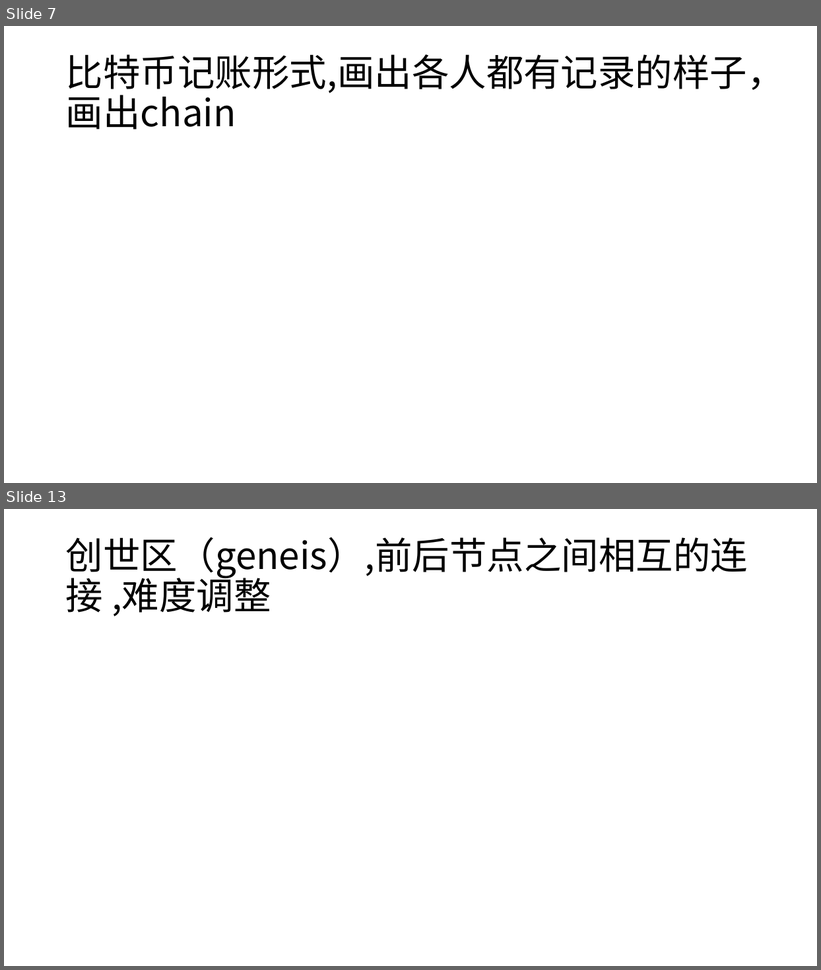
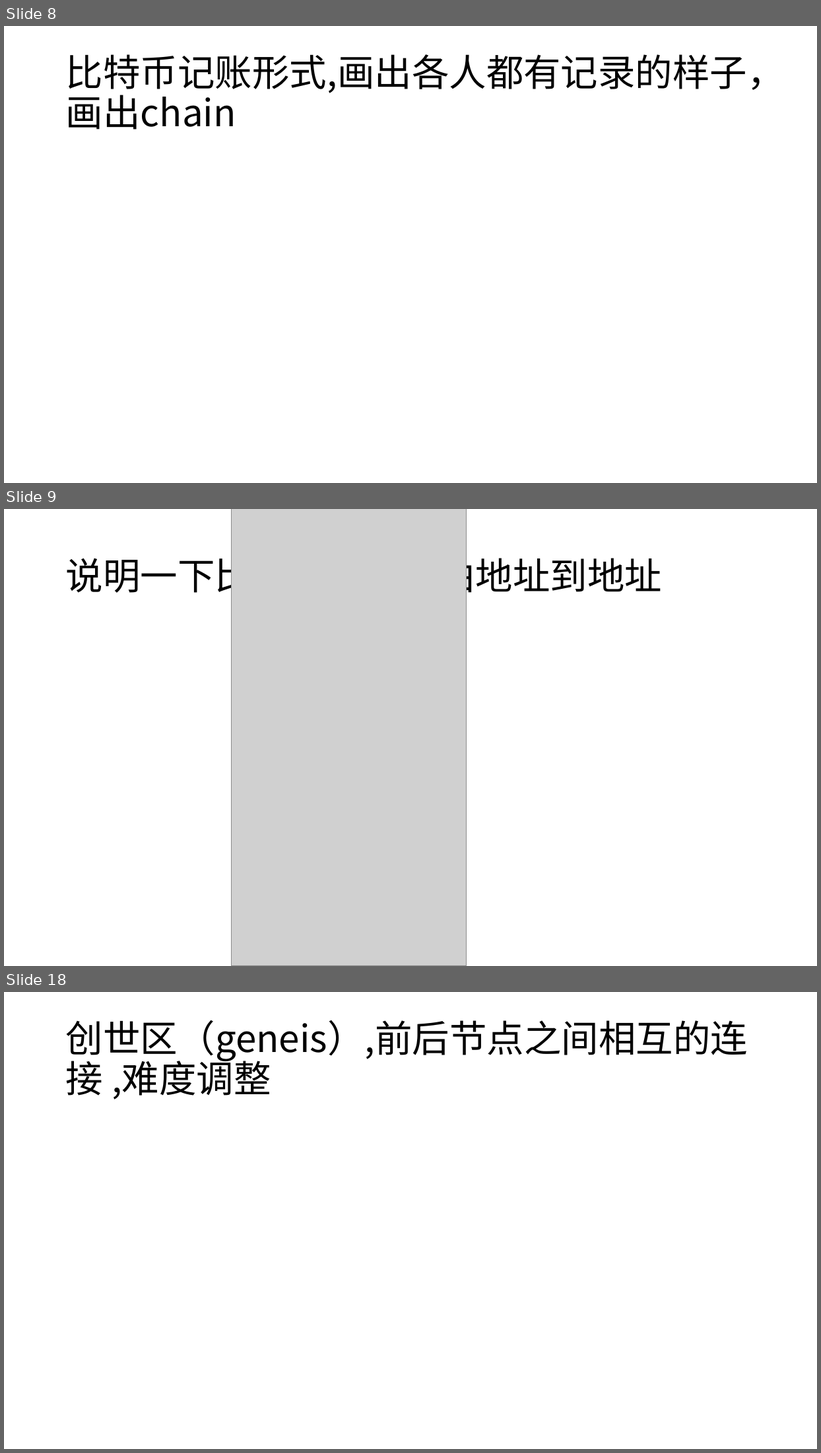
Before and after one commit to tdmm/blockchainppt, a slide deck: blockchain_intrduce.pptx. Shown one above the other, each under a label of ours: slides 7 and 13 before the commit, slides 8, 9 and 18 after it; the slides between them are not shown. The pictures are 821x970 and 821x1453 pixels, drawn with LibreOffice and Linux fonts; fonts in the diff are those of the drawing; grey boxes stand for pictures. Boxes give left, top, right and bottom in pixels: in the first picture for what was removed or moved away, otherwise in the second. Text is boxed around its words. In the diff, an @@ line names an element or a change of style, - is before the commit and + after.

```diff
--- a/blockchain_intrduce.pptx
+++ b/blockchain_intrduce.pptx
@@ slide 9 added at <box>4,509,817,966</box>, background #FFFFFF @@
@@ picture added at <box>232,509,467,966</box> @@
@@ title added at <box>66,552,662,599</box>, 44 pt, text #000000 @@
+说明一下比特币交易是由地址到地址
@@ what was slide 7 is now slide 8 @@
@@ what was slide 13 is now slide 18 @@
```
Also in this commit, not shown: 1 slide changed, 10 other slides added, 5 slides removed, 2 other files.
